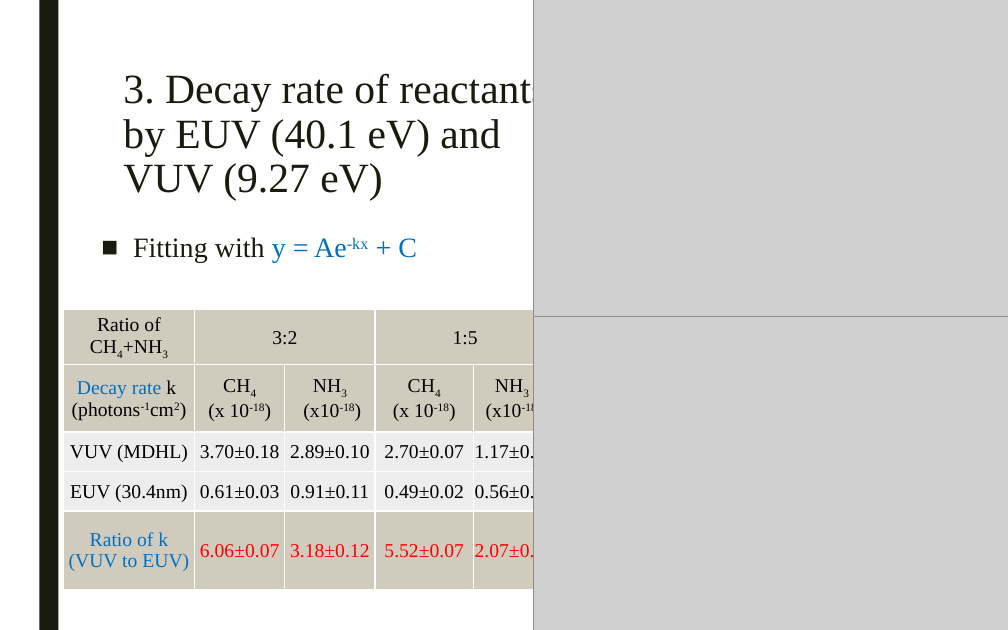
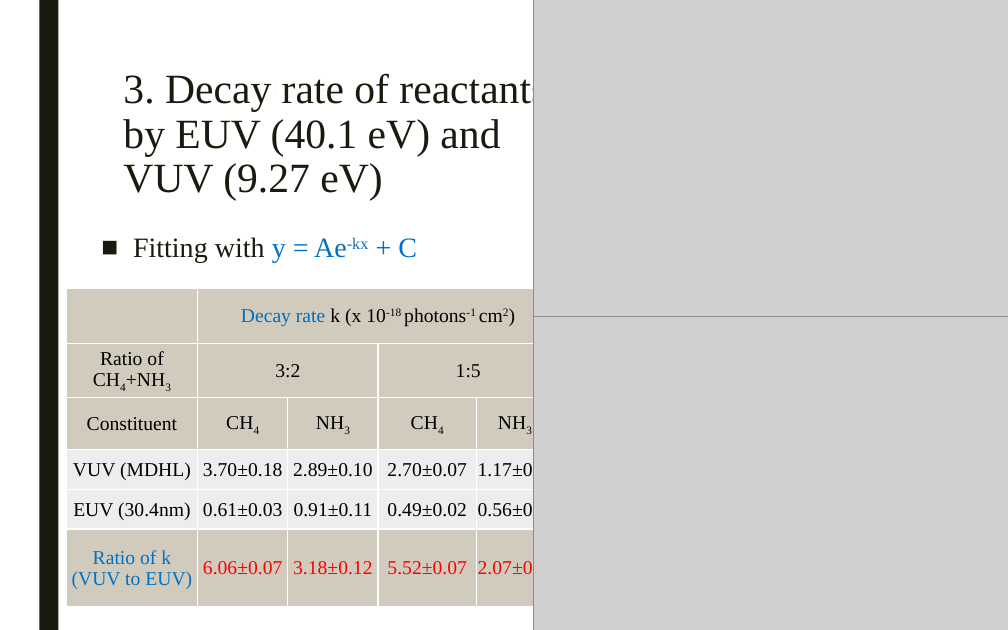
Before and after one commit to samuello1228/lily, a slide deck: slide 25 of doc/VUV and EUV irradiation of CH4 + NH3.pptx (slide 24 before the commit). Drawn at 1008x630 pixels with LibreOffice and Linux fonts; fonts in the diff are those of the drawing; grey boxes stand for pictures. Boxes give left, top, right and bottom in pixels: in the first picture for what was removed or moved away, otherwise in the second. Text is boxed around its words. In the diff, an @@ line names an element or a change of style, - is before the commit and + after.

```diff
--- a/doc/VUV and EUV irradiation of CH4 + NH3.pptx
+++ b/doc/VUV and EUV irradiation of CH4 + NH3.pptx
@@ table at [67,288,559,607] @@
+row 1:  | Decay rate k (x 10-18 photons-1 cm2) |  |  | 
-row 2: Decay rate k / (photons-1cm2) | CH4 / (x 10-18) | NH3 / (x10-18) | CH4 / (x 10-18) | NH3 / (x10-18)
+row 3: Constituent | CH4 | NH3 | CH4 | NH3
@@ table: place and size @@
-table at [64,309,556,589]
+table at [67,288,559,607]
```
Also in this commit, not shown: 9 other slides changed, 1 other file.
